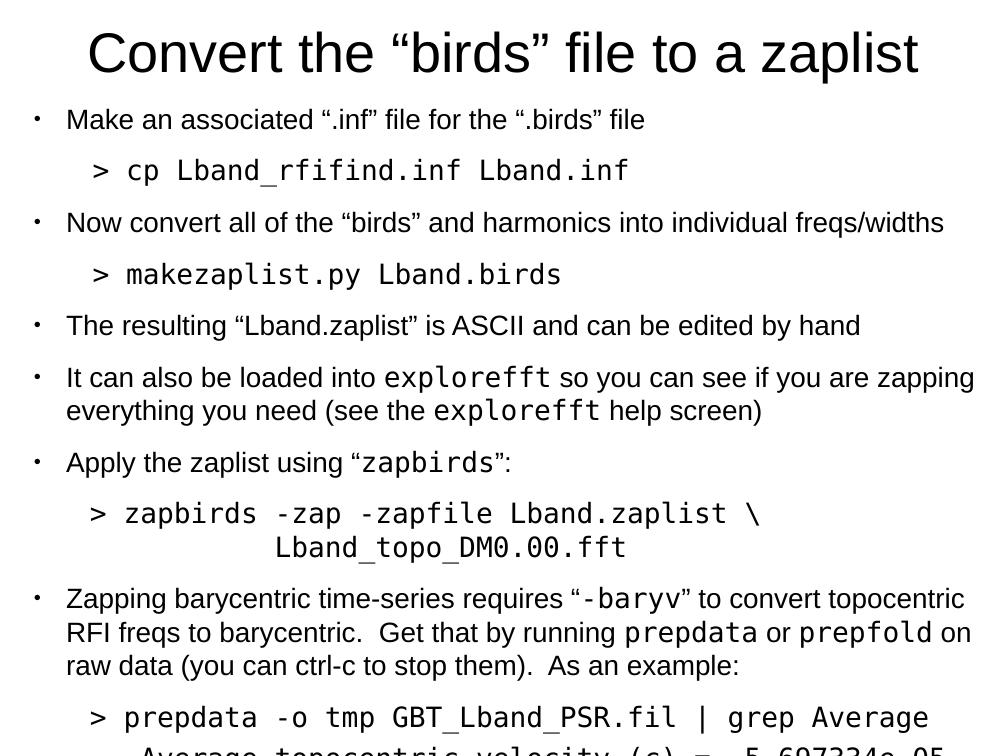
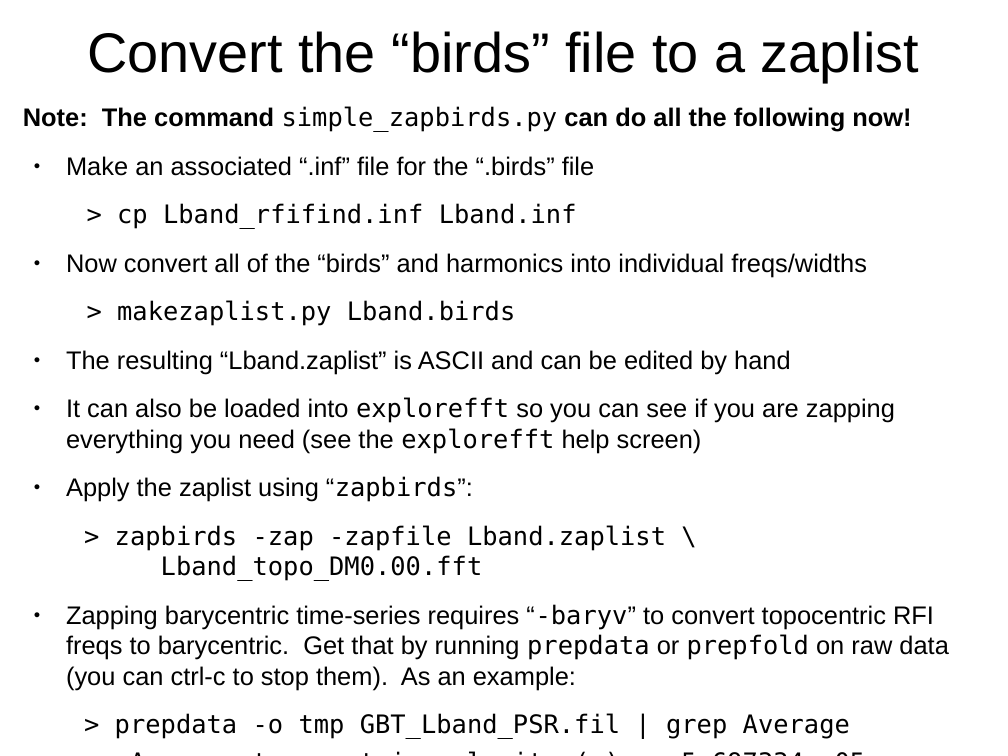
Before and after one commit to scottransom/presto, a slide deck: slide 17 of docs/PRESTO_search_tutorial.odp. Drawn at 1008x756 pixels with LibreOffice and Linux fonts; fonts in the diff are those of the drawing. Boxes give left, top, right and bottom in pixels: in the first picture for what was removed or moved away, otherwise in the second. Text is boxed around its words. In the diff, an @@ line names an element or a change of style, - is before the commit and + after.

```diff
--- a/docs/PRESTO_search_tutorial.odp
+++ b/docs/PRESTO_search_tutorial.odp
@@ text at <box>23,106,911,132</box>: paragraph added @@
+Note: The command simple_zapbirds.py can do all the following now!
@@ text at <box>66,156,948,739</box>: size 22 to 20 pt @@
```
Also in this commit, not shown: 2 other slides changed, 2 other files.
